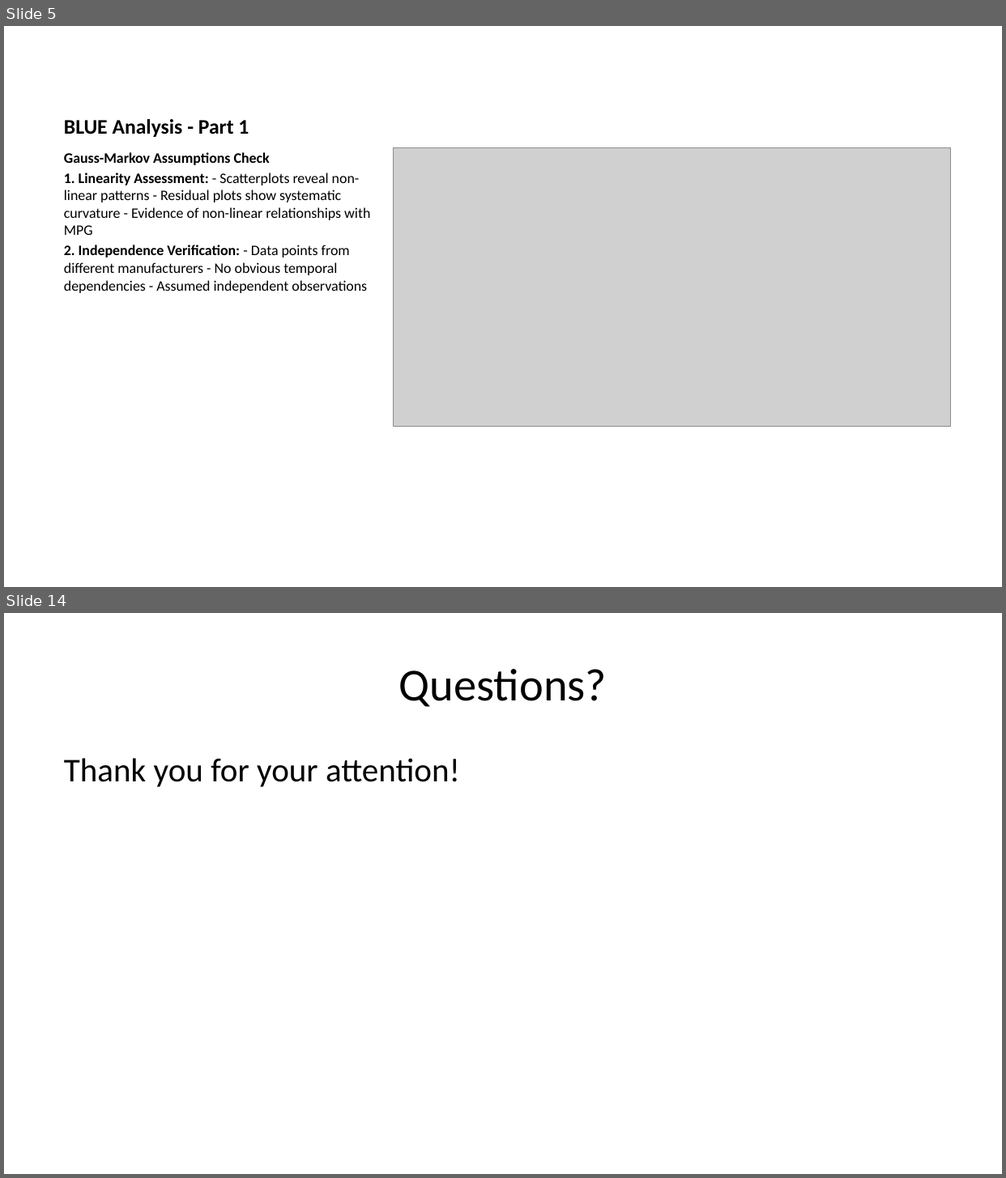
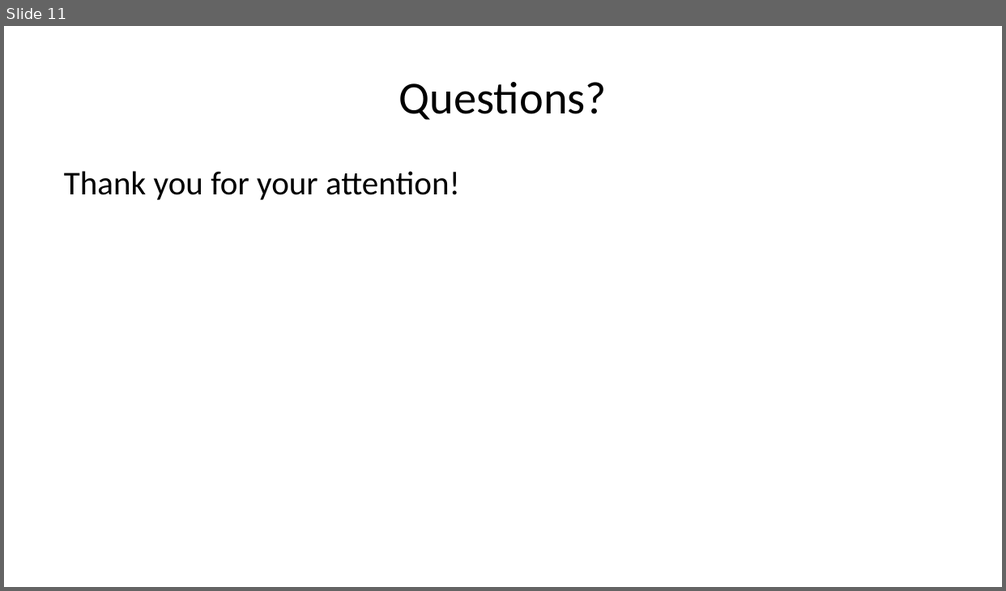
Before and after one commit to memandip/r-starter, a slide deck: presentation_1/supervised_learning.pptx. Shown one above the other, each under a label of ours: slides 5 and 14 before the commit, slide 11 after it; the slides between them are not shown. The pictures are 1006x1178 and 1006x591 pixels, drawn with LibreOffice and Linux fonts; fonts in the diff are those of the drawing; grey boxes stand for pictures. Boxes give left, top, right and bottom in pixels: in the first picture for what was removed or moved away, otherwise in the second. Text is boxed around its words. In the diff, an @@ line names an element or a change of style, - is before the commit and + after.

```diff
--- a/presentation_1/supervised_learning.pptx
+++ b/presentation_1/supervised_learning.pptx
@@ slide 5 removed at <box>4,26,1002,587</box>, background #FFFFFF @@
@@ title removed at <box>64,119,249,137</box> @@
-BLUE Analysis - Part 1
@@ text removed at <box>64,152,370,293</box> @@
-Gauss-Markov Assumptions Check
-1. Linearity Assessment: - Scatterplots reveal non-linear patterns - Residual plots show systematic curvature - Evidence of non-linear relationships with MPG
-2. Independence Verification: - Data points from different manufacturers - No obvious temporal dependencies - Assumed independent observations
@@ picture removed at <box>393,148,950,426</box> @@
@@ what was slide 14 is now slide 11 @@
```
Also in this commit, not shown: 6 slides changed, 4 slides added, 6 other slides removed, 6 other files.
